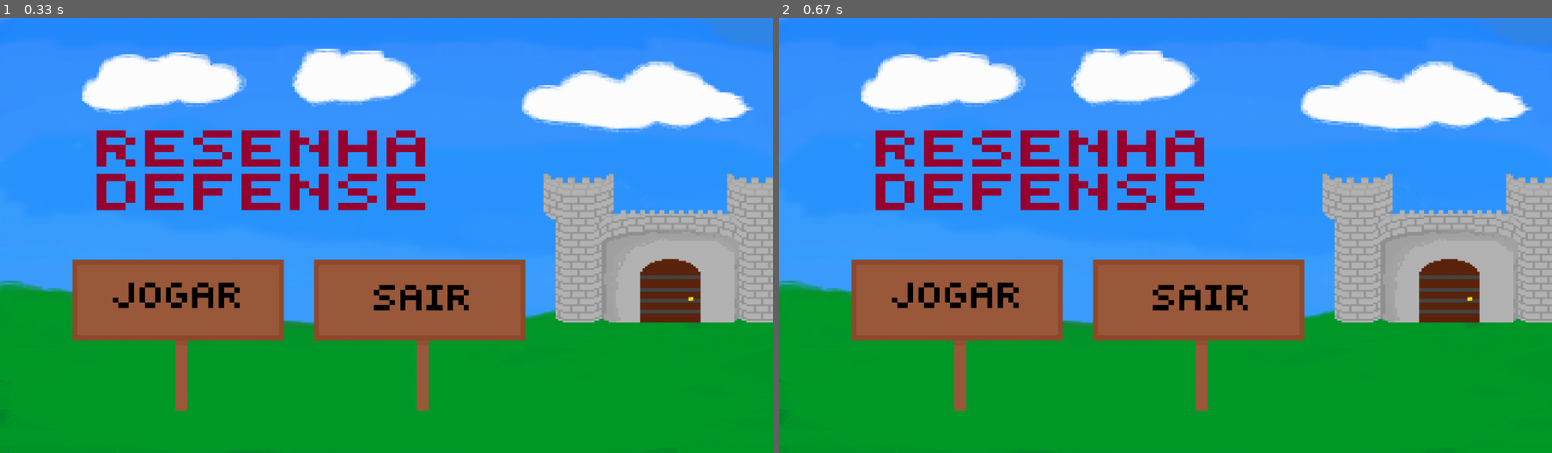
Above: before the commit, frames 1-2 (left to right).
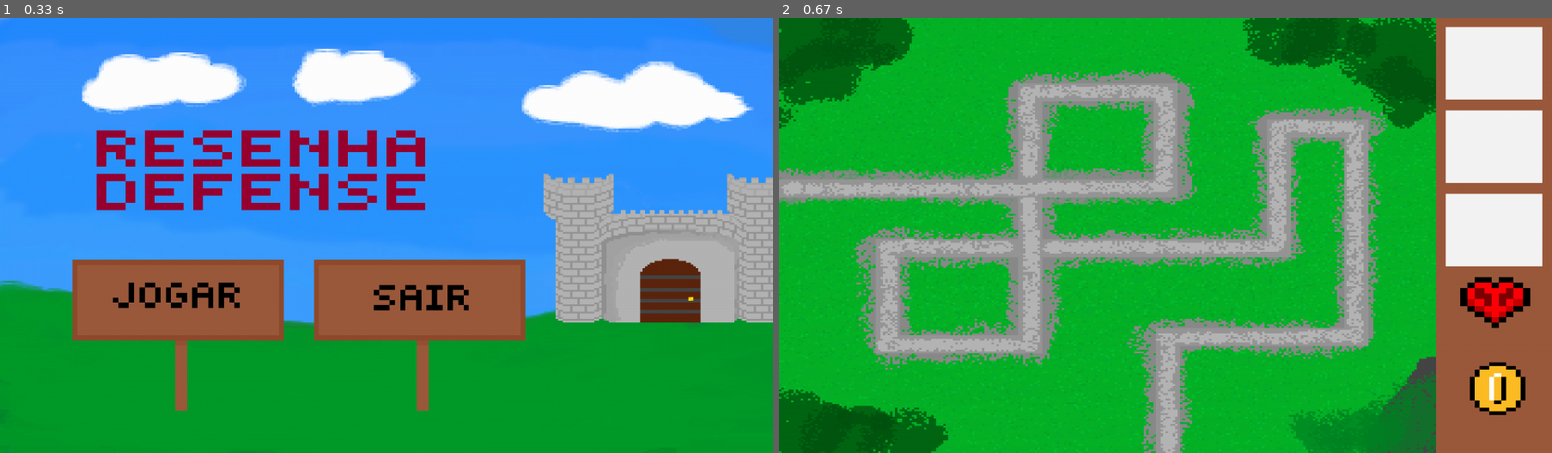
Above: after the commit, the same moments.

Repository: GueliLeonardo/Pygame2026
Game: pygame game, started from jogoresenha.py
Two runs of this game, one before a commit and one after it. Both use one fixed random seed, a clock stepped at 60 frames per second and the inputs below.
Inputs (mouse positions are in pixels of both pictures, inside the frame that each line leads up to):
- Up to frame 1 (0.33 s): no input
- Up to frame 2 (0.67 s): click (956, 335) at 0.38 s

Frame 1 is identical in both runs. In frame 2, 87% of the frame differs, in the area x 0-100%, y 0-100%.

Commit message:
fiz a boa parcial finalizado

Diff:
--- a/jogoresenha.py
+++ b/jogoresenha.py
@@ -26,14 +26,15 @@
       screen.blit(background, (0, 0))
       screen.blit(jogar, jogar_rect.topleft)
       screen.blit(sair, sair_rect.topleft)
+      if event.type == pygame.MOUSEBUTTONDOWN:
+        if sair_rect.collidepoint(event.pos):
+          running = False
+        elif jogar_rect.collidepoint(event.pos):
+          s = 2
     elif s == 2:
-      background = pygame.image.load('sair.png')
+      background = pygame.image.load('meio.png')
       background = pygame.transform.scale(background, (1280, 720))
-    if event.type == pygame.MOUSEBUTTONDOWN:
-      if sair_rect.collidepoint(event.pos):
-        pygame.quit
-      elif jogar_rect.collidepoint(event.pos):
-        s = 2
+      screen.blit(background, (0, 0))
 
   pygame.display.flip()
 
Binary file added: meio.png
